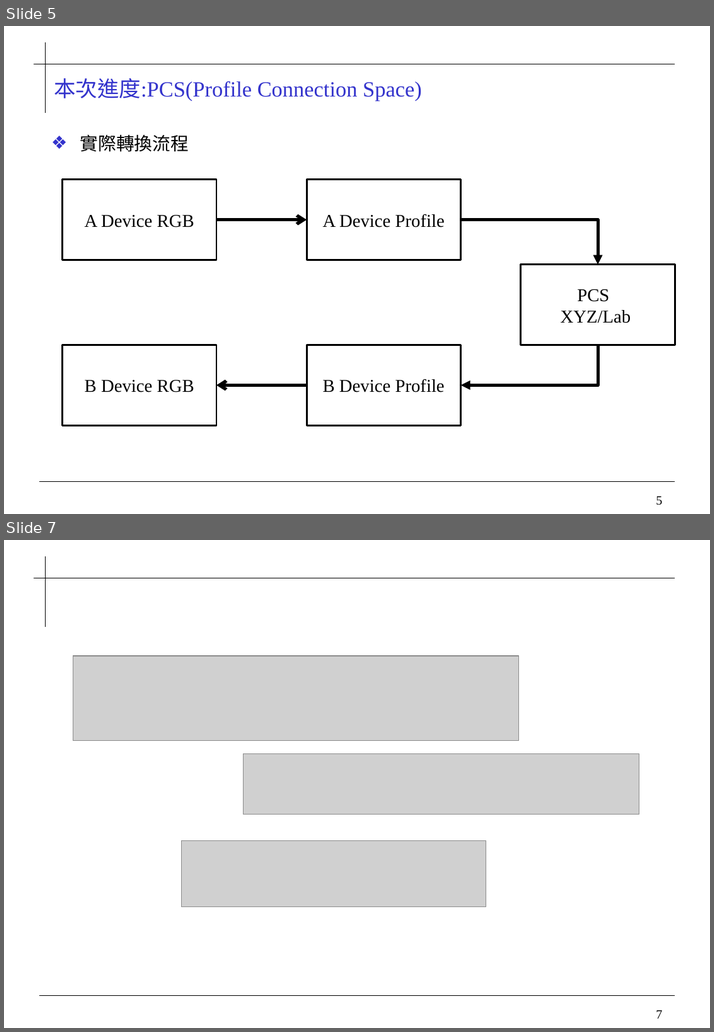
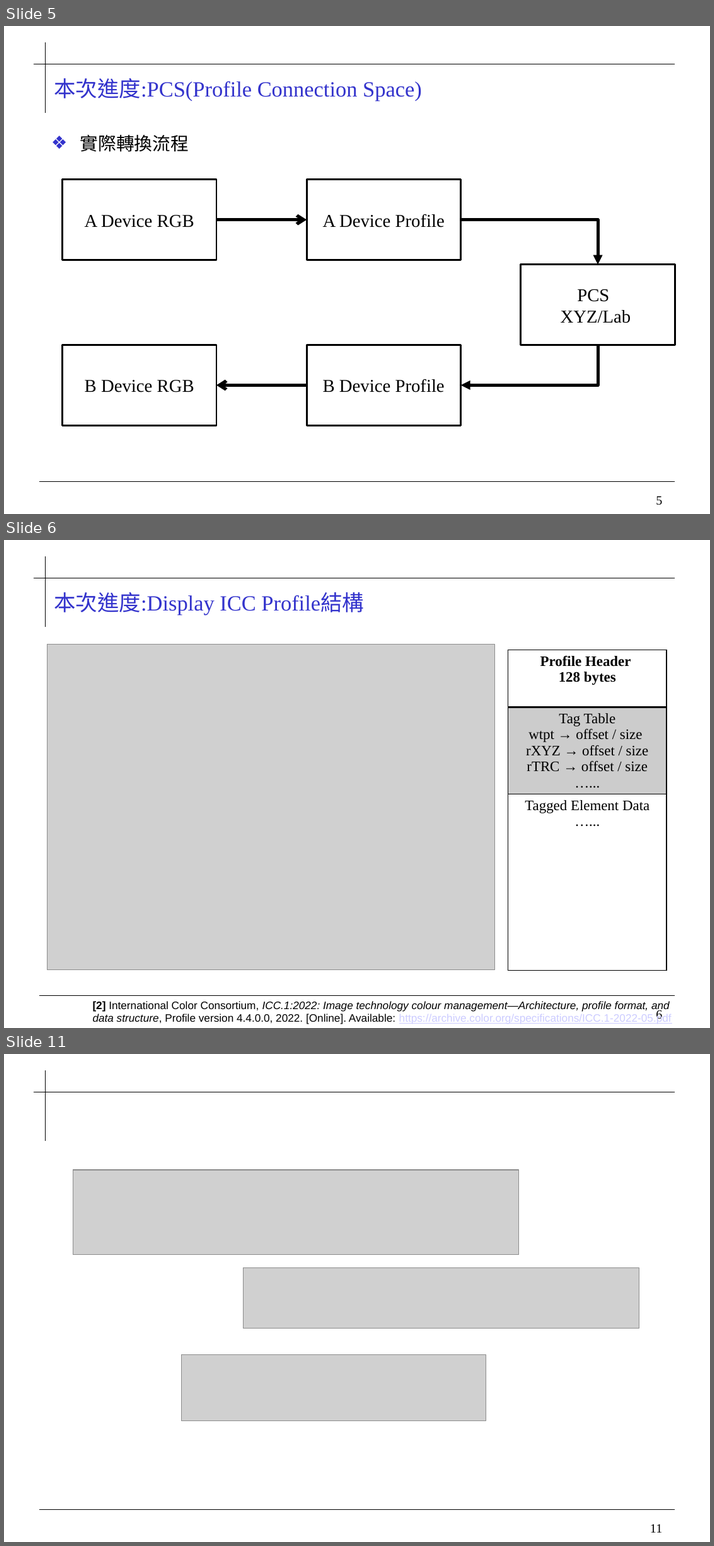
Before and after one commit to 0ilasis0/home, a slide deck: ICCPROFILE.pptx. Shown one above the other, each under a label of ours: slides 5 and 7 before the commit, slides 5, 6 and 11 after it; the slides between them are not shown. The pictures are 714x1032 and 714x1546 pixels, drawn with LibreOffice and Linux fonts; fonts in the diff are those of the drawing; grey boxes stand for pictures; background and template pictures are left out. Boxes give left, top, right and bottom in pixels: in the first picture for what was removed or moved away, otherwise in the second. Text is boxed around its words. In the diff, an @@ line names an element or a change of style, - is before the commit and + after.

```diff
--- a/ICCPROFILE.pptx
+++ b/ICCPROFILE.pptx
@@ slide 6 added at box(4, 540, 710, 1028), background #FFFFFF; not listed: 4 template elements that a slide beside it also shows @@
@@ title added at box(54, 592, 364, 616), 24 pt, text #3333CC @@
+本次進度:Display ICC Profile結構
@@ picture added at box(47, 644, 495, 971) @@
@@ table added at box(507, 650, 666, 977), 3 rows, 1 columns @@
+Profile Header / 128 bytes
+Tag Table / wtpt → offset / size / rXYZ → offset / size / rTRC → offset / size / …...
+Tagged Element Data / …...
@@ text added at box(93, 1001, 671, 1024), 12 pt, text #000000 @@
+[2] International Color Consortium, ICC.1:2022: Image technology colour management—Architecture, profile format, and data structure, Profile version 4.4.0.0, 2022. [Online]. Available: https://archive.color.org/specifications/ICC.1-2022-05.pdf
@@ what was slide 7 is now slide 11 @@
@@ page number at box(650, 1524, 662, 1533): text changed @@
-7
+11
```
Also in this commit, not shown: 4 other slides added, 1 slide removed, 4 other files.
